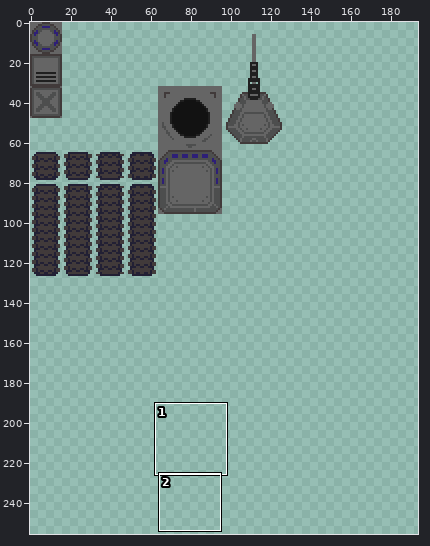
A pixel-art file gets an edit: assets/blocks.aseprite. Above, an overview of the earlier version with the close-up marked.
Close-up. First the earlier version:
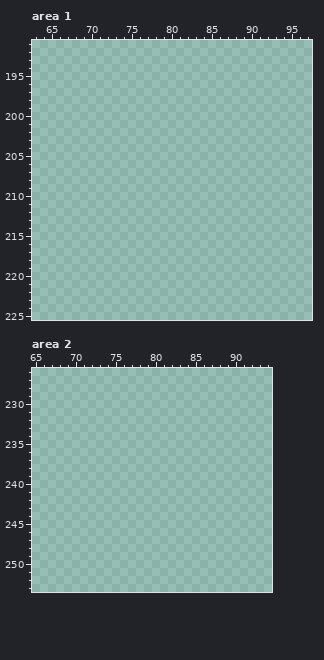
256x256 pixels, 1 frame. Colours within 5 levels of each other are drawn and written as one. Shown: area 1: x 63..97, y 191..225; area 2: x 65..94, y 226..253. The wide view leaves out empty margins. The commit also changed other parts of the picture, which this record leaves out.
Now the later version:
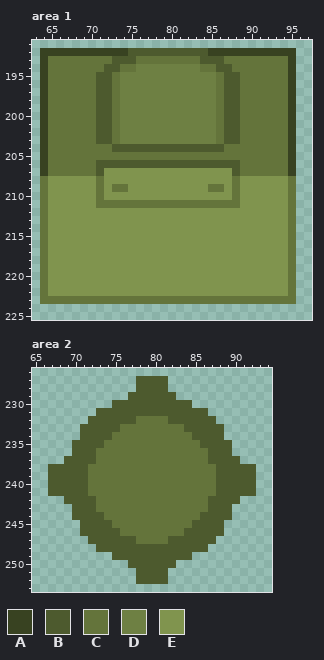
Palette (. is transparent): A #384221  B #4d5a2e  C #64743b  D #6e8043  E #80944e
Edits made:
Area 1, layer "Layer 1":
Colour A now appears in row 192 at x 64 to 74 and 85 to 95; in rows 193 to 207 at x 64 and 95.
Colour B now appears in row 192 at x 75 to 84; in row 193 at x 73 to 75 and 84 to 86; in row 194 at x 72 to 73 and 86 to 87; in rows 195 to 203 at x 71 to 72 and 87 to 88; in row 204 at x 73 to 86; in row 206 at x 71 to 88.
Colour B now appears in row 207 at x 71 and 88.
Colour C now appears in row 193 at x 65 to 72, 76 to 83 and 87 to 94; in row 194 at x 65 to 71, 74 to 75, 84 to 85 and 88 to 94; in rows 195 to 203 at x 65 to 70, 73, 86 and 89 to 94; in row 204 at x 65 to 72 and 87 to 94; in row 205 at x 65 to 94; in rows 206 to 207 at x 65 to 70 and 89 to 94.
Colour C now appears in row 208 at x 64, 71, 88 and 95; in row 209 at x 64, 71, 73 to 74, 85 to 86, 88 and 95; in row 210 at x 64, 71, 88 and 95; in row 211 at x 64, 71 to 88 and 95; in rows 212 to 222 at x 64 and 95; in row 223 at x 64 to 95.
Colour D now appears in row 194 at x 76 to 83; in rows 195 to 203 at x 74 to 85.
Colour E now appears in row 207 at x 72 to 87; in row 208 at x 65 to 70, 72 to 87 and 89 to 94; in row 209 at x 65 to 70, 72, 75 to 84, 87 and 89 to 94; in row 210 at x 65 to 70, 72 to 87 and 89 to 94; in row 211 at x 65 to 70 and 89 to 94; in rows 212 to 222 at x 65 to 94.
Area 2, layer "Layer 1":
Colour B now appears in rows 227 to 228 at x 78 to 81; in row 229 at x 77 to 82; in row 230 at x 75 to 84; in row 231 at x 73 to 86; in row 232 at x 72 to 77 and 82 to 87; in row 233 at x 71 to 75 and 84 to 88.
Colour B now appears in row 234 at x 71 to 74 and 85 to 88; in row 235 at x 70 to 73 and 86 to 89; in row 236 at x 70 to 72 and 87 to 89; in row 237 at x 69 to 72 and 87 to 90; in rows 238 to 241 at x 67 to 71 and 88 to 92; in row 242 at x 69 to 72 and 87 to 90.
Colour B now appears in row 243 at x 70 to 72 and 87 to 89; in row 244 at x 70 to 73 and 86 to 89; in row 245 at x 71 to 74 and 85 to 88; in row 246 at x 71 to 75 and 84 to 88; in row 247 at x 72 to 77 and 82 to 87; in row 248 at x 73 to 86.
Colour B now appears in row 249 at x 75 to 84; in row 250 at x 77 to 82; in rows 251 to 252 at x 78 to 81.
Colour C now appears in row 232 at x 78 to 81; in row 233 at x 76 to 83; in row 234 at x 75 to 84; in row 235 at x 74 to 85; in rows 236 to 237 at x 73 to 86; in rows 238 to 241 at x 72 to 87.
Colour C now appears in rows 242 to 243 at x 73 to 86; in row 244 at x 74 to 85; in row 245 at x 75 to 84; in row 246 at x 76 to 83; in row 247 at x 78 to 81.
